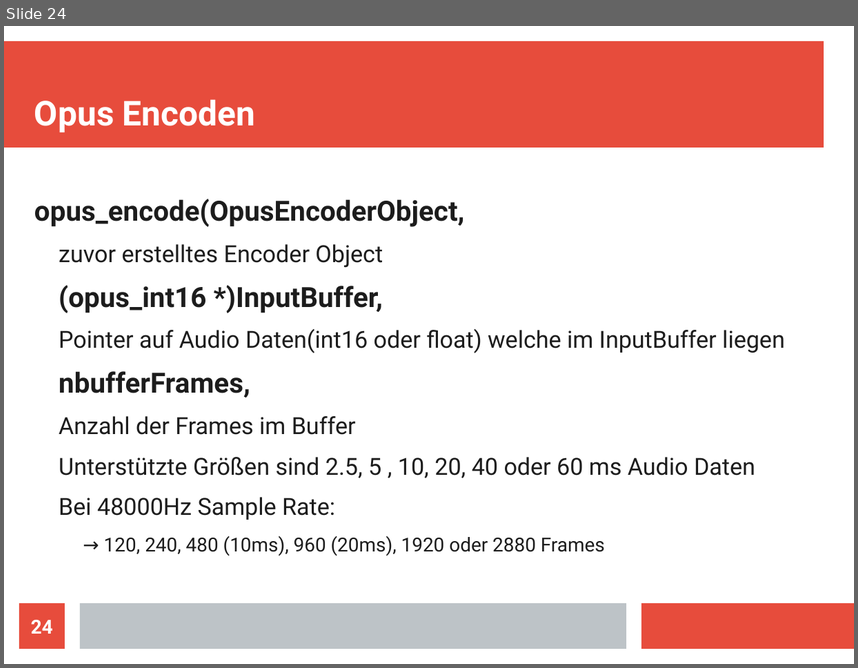
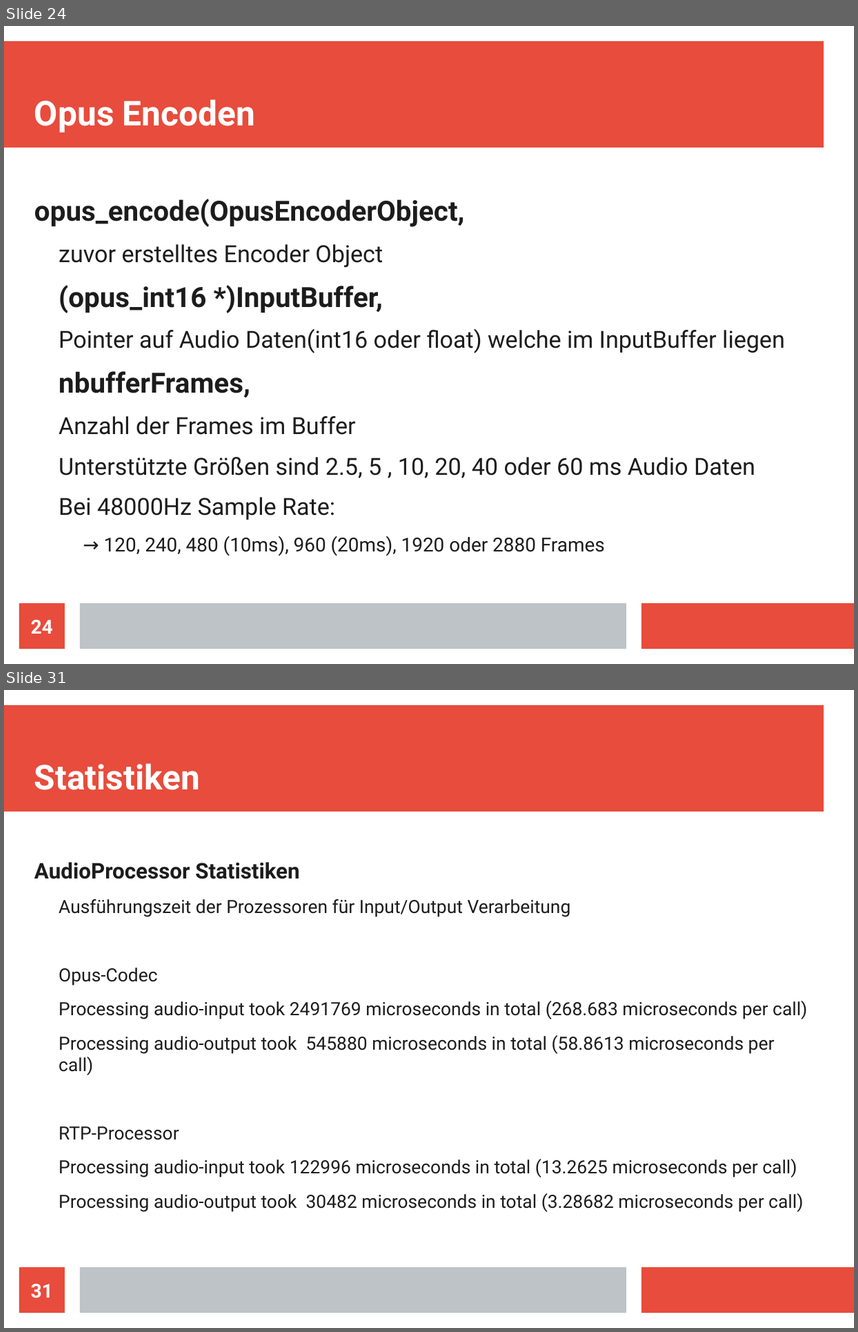
Before and after one commit to doe300/OHMComm, a slide deck: documents/OHMCommPres.odp. Shown one above the other, each under a label of ours: slide 24 before the commit, slides 24 and 31 after it; the slides between them are not shown. The pictures are 858x668 and 858x1332 pixels, drawn with LibreOffice and Linux fonts; fonts in the diff are those of the drawing. Boxes give left, top, right and bottom in pixels: in the first picture for what was removed or moved away, otherwise in the second. Text is boxed around its words. In the diff, an @@ line names an element or a change of style, - is before the commit and + after.

Commit message:
Updated Presentation
Added slides for opus decoder and statistics

```diff
--- a/documents/OHMCommPres.odp
+++ b/documents/OHMCommPres.odp
@@ slide 31 added at <box>4,690,854,1328</box>, background #FFFFFF; not listed: 3 template elements that a slide beside it also shows @@
@@ title added at <box>34,763,200,790</box>, 32 pt, text #FFFFFF, bold @@
+Statistiken
@@ text added at <box>34,862,807,1212</box>, 17.1 pt, text #1C1C1C @@
+AudioProcessor Statistiken
+  Ausführungszeit der Prozessoren für Input/Output Verarbeitung
+  Opus-Codec
+  Processing audio-input took 2491769 microseconds in total (268.683 microseconds per call)
+  Processing audio-output took 545880 microseconds in total (58.8613 microseconds per call)
+  RTP-Processor
+  Processing audio-input took 122996 microseconds in total (13.2625 microseconds per call)
+  Processing audio-output took 30482 microseconds in total (3.28682 microseconds per call)
@@ page number added at <box>19,1267,65,1312</box>, fill #E74C3C, 18 pt, text #FFFFFF, bold @@
+31
```
Also in this commit, not shown: 4 slides changed, 5 other slides added.
